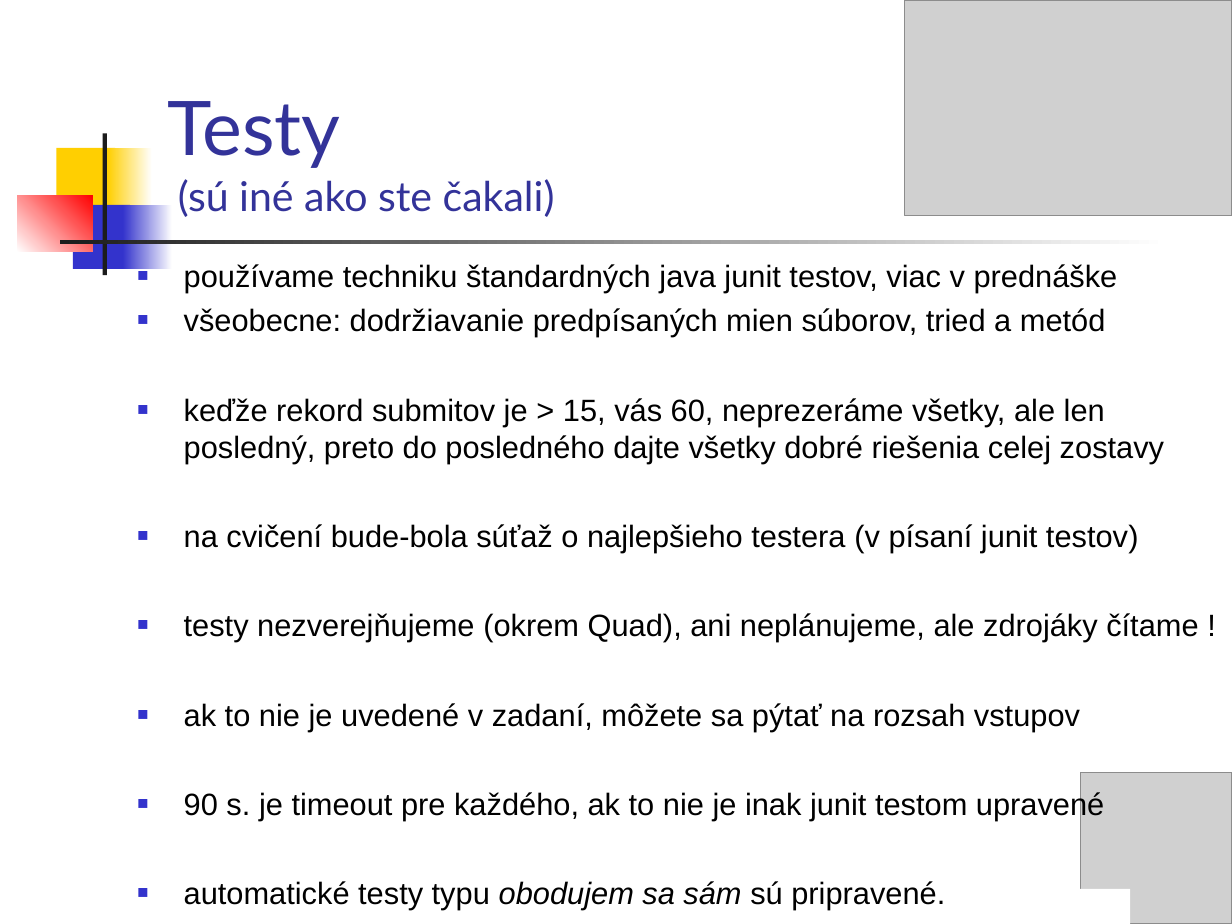
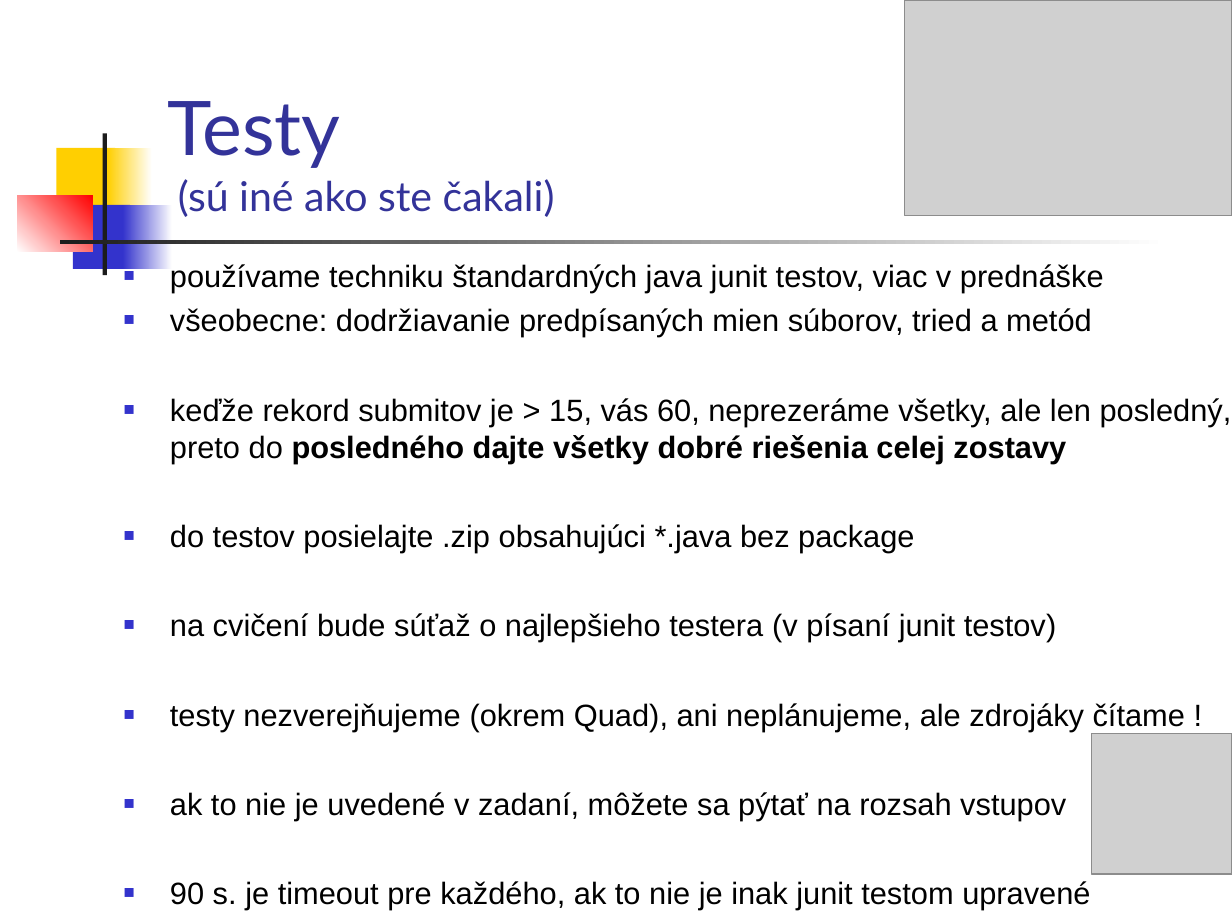
Before and after one commit to Programovanie4/Prednasky, a slide deck: slide 4 of 02/02_java.ppt. Drawn at 1232x924 pixels with LibreOffice and Linux fonts; fonts in the diff are those of the drawing; grey boxes stand for pictures. Boxes give left, top, right and bottom in pixels: in the first picture for what was removed or moved away, otherwise in the second. Text is boxed around its words. In the diff, an @@ line names an element or a change of style, - is before the commit and + after.

```diff
--- a/02/02_java.ppt
+++ b/02/02_java.ppt
@@ text "používame techniku štandardných java junit ...": place and size @@
-text "používame techniku štandardných java junit ..." at <box>184,264,1198,910</box>
+text "používame techniku štandardných java junit ..." at <box>170,264,1232,910</box>
@@ text at <box>170,398,1232,463</box>: bold on in "posledného dajte všetky dobré riešenia celej zostavy" @@
@@ text at <box>170,524,1057,642</box>: text changed @@
-■ na cvičení bude-bola súťaž o najlepšieho testera (v písaní junit testov)
+■ do testov posielajte .zip obsahujúci *.java bez package
+■ na cvičení bude súťaž o najlepšieho testera (v písaní junit testov)
@@ picture: place and size @@
-picture at <box>1080,772,1232,924</box>
+picture at <box>1092,733,1232,873</box>
@@ text at <box>184,881,945,910</box>: paragraph removed @@
-■ automatické testy typu obodujem sa sám sú pripravené.
@@ rectangle removed at <box>1024,890,1131,924</box> @@
```
Also in this commit, not shown: 5 other slides changed, 1 other file.
